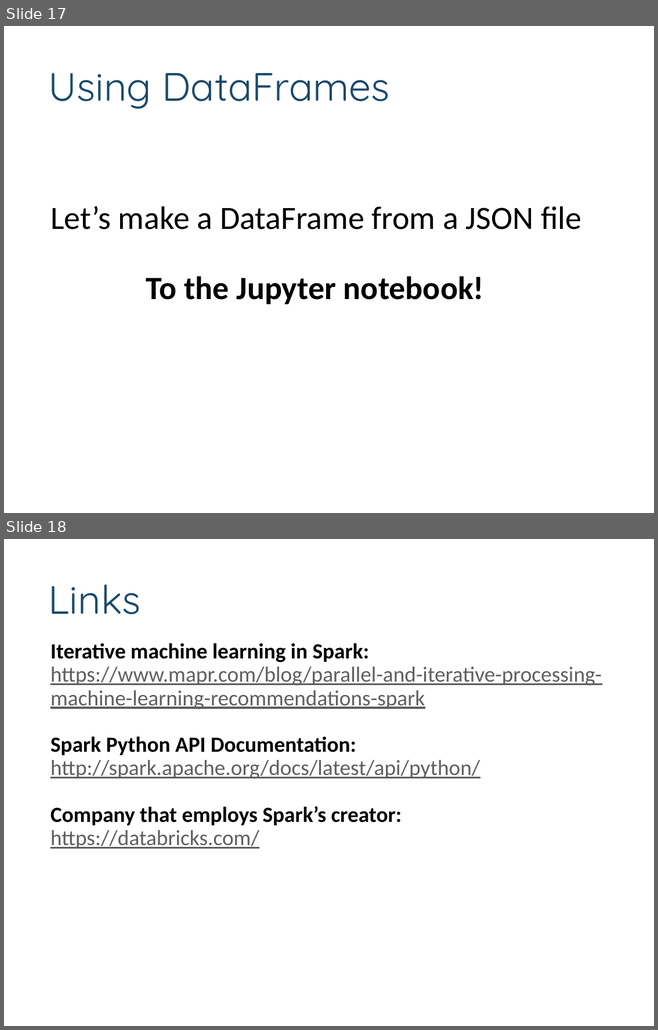
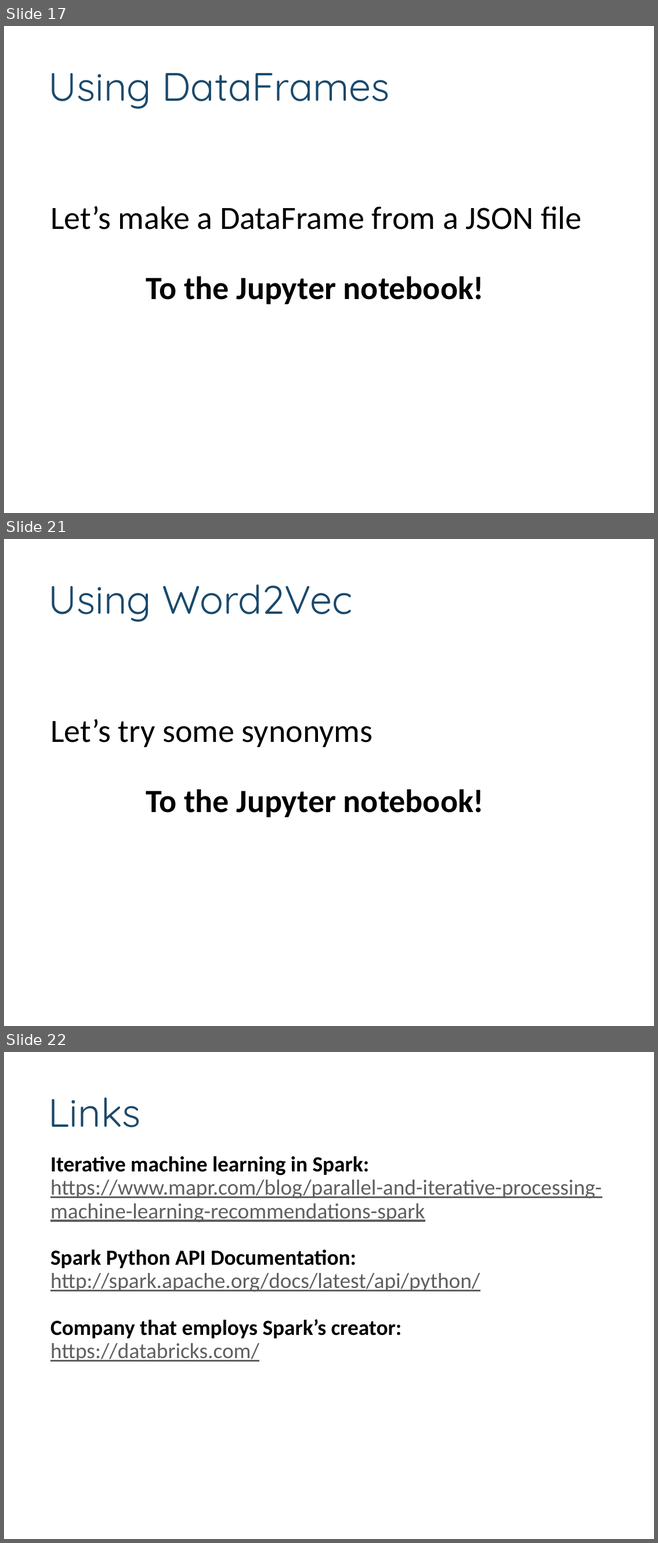
Before and after one commit to dsiufl/Spark-Workshop, a slide deck: Getting Started with Spark.pptx. Shown one above the other, each under a label of ours: slides 17 and 18 before the commit, slides 17, 21 and 22 after it; the slides between them are not shown. The pictures are 658x1030 and 658x1543 pixels, drawn with LibreOffice and Linux fonts; fonts in the diff are those of the drawing; background and template pictures are left out. Boxes give left, top, right and bottom in pixels: in the first picture for what was removed or moved away, otherwise in the second. Text is boxed around its words. In the diff, an @@ line names an element or a change of style, - is before the commit and + after.

Commit message:
Nice examples and updates with word2vec

```diff
--- a/Getting Started with Spark.pptx
+++ b/Getting Started with Spark.pptx
@@ slide 21 added at bbox=[4, 539, 654, 1026], background picture (left out); not listed: 1 template element that a slide beside it also shows @@
@@ text added at bbox=[49, 584, 353, 622], 44 pt, text #1A496C @@
+Using Word2Vec
@@ text added at bbox=[50, 719, 484, 817], 36 pt, text #000000, bold @@
+Let’s try some synonyms
+To the Jupyter notebook!
@@ what was slide 18 is now slide 22 @@
```
Also in this commit, not shown: 2 slides changed, 3 other slides added, 1 other file.
